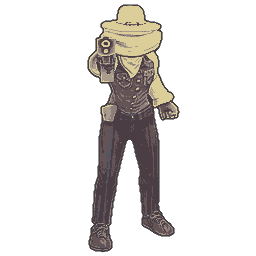
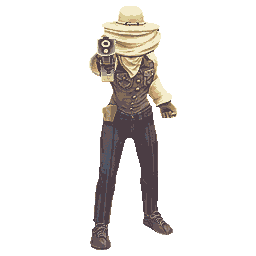
Layers edited between the first and the second 256x256 image:
renamed "Обычный слой 2 (вставлено)" to "Видимый", painted on it over [left=87, top=4, right=180, bottom=253]